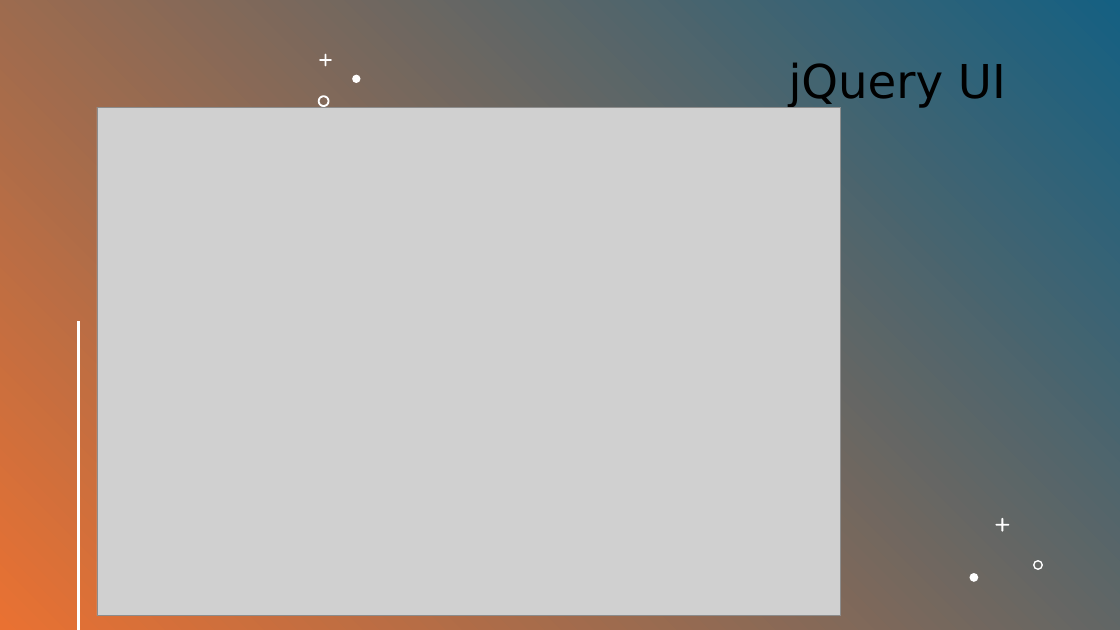
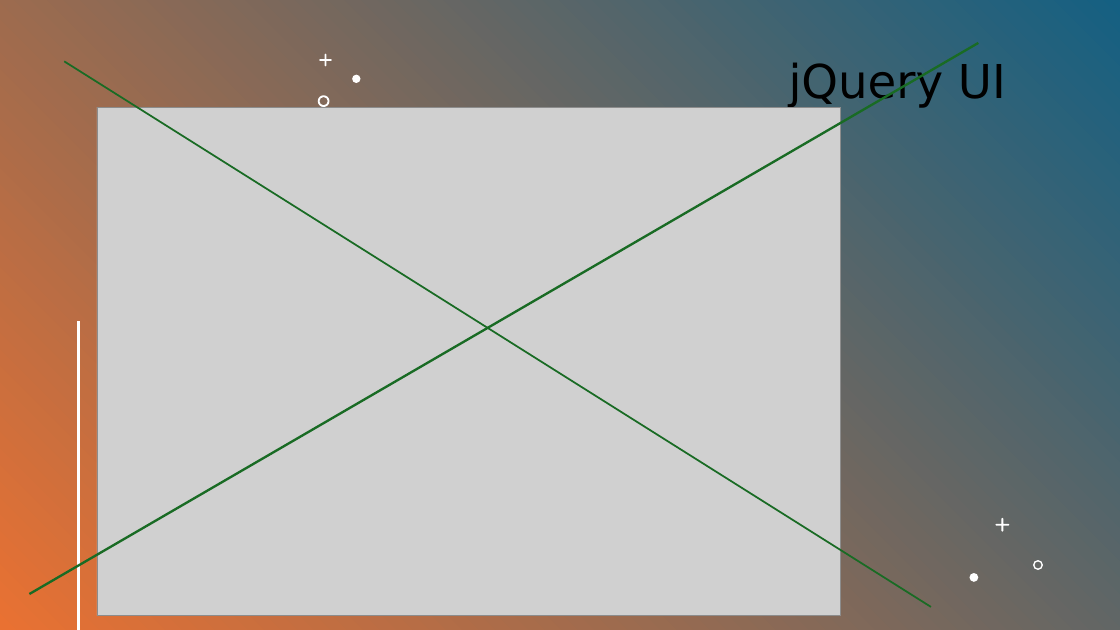
Before and after one commit to RumosProjetos/Acao84091, a slide deck: slide 4 of src/Fundamentos de HTML5, CSS e Javascript/JQuery.pptx. Drawn at 1120x630 pixels with LibreOffice and Linux fonts; fonts in the diff are those of the drawing; grey boxes stand for pictures. Boxes give left, top, right and bottom in pixels: in the first picture for what was removed or moved away, otherwise in the second. Text is boxed around its words. In the diff, an @@ line names an element or a change of style, - is before the commit and + after.

```diff
--- a/src/Fundamentos de HTML5, CSS e Javascript/JQuery.pptx
+++ b/src/Fundamentos de HTML5, CSS e Javascript/JQuery.pptx
@@ line added from (29, 594) to (979, 43), #196B24 2 pt @@
@@ line added from (64, 61) to (931, 607), #196B24 1.5 pt @@
```
Also in this commit, not shown: 1 other slide changed, 6 slides added.
